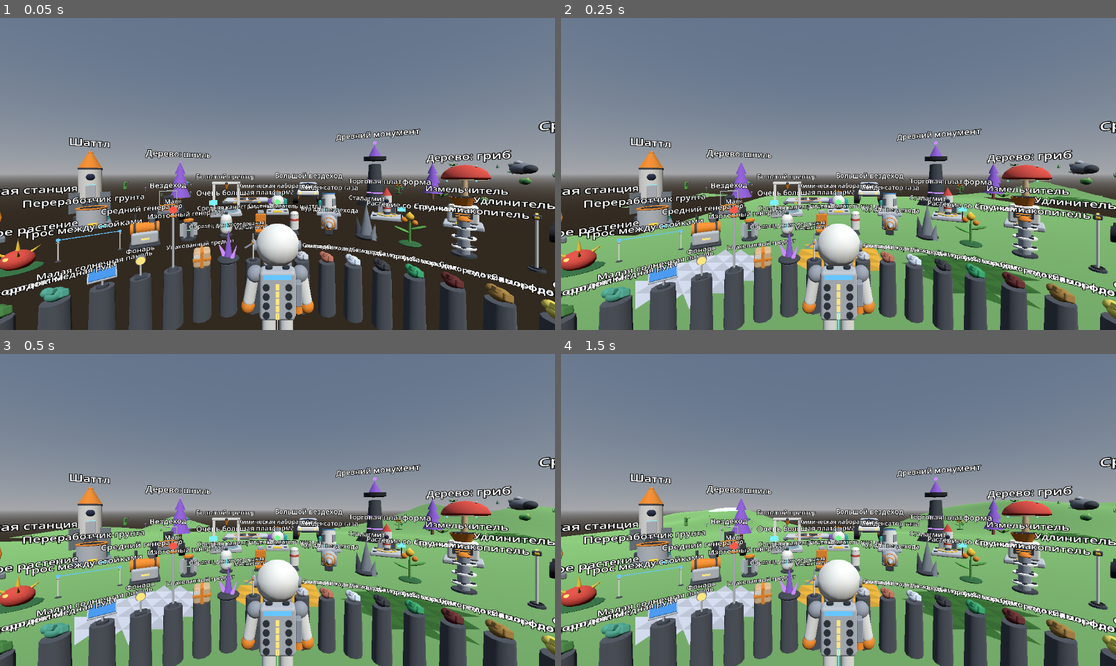
Above: before the commit, frames 1-4 (two rows, left to right).
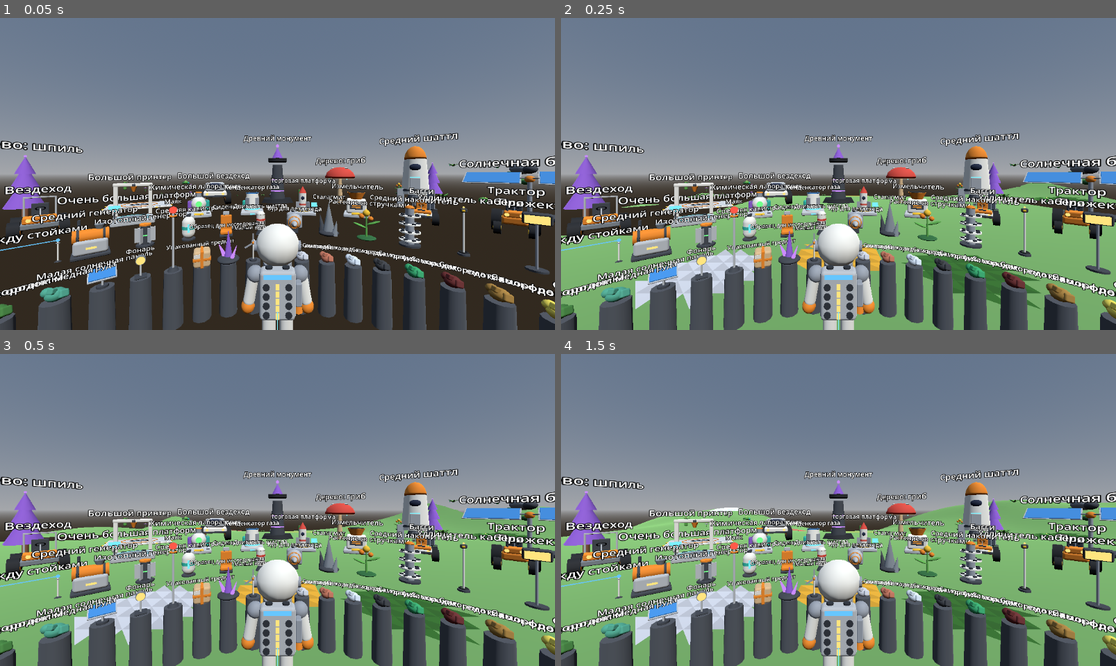
Above: after the commit, the same moments.

Repository: Vano3667/Astro-Planet
Game: Godot game, scene res://main.tscn
The game is run twice, just before and just after one commit, with the same random seed, the same clock (stepped at 60 frames per second) and the same inputs.
Inputs:
- Up to frame 1 (0.05 s): no input
- Up to frame 2 (0.25 s): no input
- Up to frame 3 (0.5 s): no input
- Up to frame 4 (1.5 s): no input

The runs differ from the first frame. In frame 1, 18% of the frame differs, in the area x 0-100%, y 32-84%; in frame 2, 18%; in frame 3, 19%; in frame 4, 19%.

Commit message:
Модели, набор 4: платформы и хранилища с числом слотов и разъёмов по данным вики (13 моделей, из них 5 заменяют прежние)

Diff:
--- a/game/models/index.gd
+++ b/game/models/index.gd
@@ -2,14 +2,18 @@
 # Single entry point to all model data. Other scripts use only this file:
 #   get_parts(id), get_color(key), get_tint(key), get_catalog().
 # Sets are looked up from the newest to the oldest, so a newer set can replace a model.
-# To add a set: write models_setN.gd like models_set3.gd and add it here.
+# To add a set: write models_setN.gd like models_set4.gd and add it here.
 
 const Set2 := preload("res://models/models.gd")
 const Set3 := preload("res://models/models_set3.gd")
+const Set4 := preload("res://models/models_set4.gd")
 
 
 static func get_parts(id: String) -> Array:
-	var p: Array = Set3.parts3(id)
+	var p: Array = Set4.parts4(id)
+	if not p.is_empty():
+		return p
+	p = Set3.parts3(id)
 	if not p.is_empty():
 		return p
 	return Set2.get_parts(id)
@@ -28,4 +32,5 @@
 static func get_catalog() -> Array:
 	var all: Array = Set2.get_catalog()
 	all.append_array(Set3.CATALOG3)
+	all.append_array(Set4.CATALOG4)
 	return all
--- /dev/null
+++ b/game/models/models_set4.gd
@@ -0,0 +1,244 @@
+extends "res://models/models.gd"
+# Model set 4: platforms and storages. The number of slots and cable connectors of each one
+# is taken from the reference wiki (collected into the private research repository,
+# file data/mechanics/storage.md). Shapes and sizes are own designs: the wiki has no sizes.
+# Read through index.gd. parts4() returns an empty list for ids that are not in this set.
+# Written without running the engine; checked by tools/check_models.gd.
+
+# Distance between the centers of two neighbouring small sockets, meters (own value).
+const PITCH := 0.30
+
+const CATALOG4 := [
+	{"id": "platform_medium_b", "title": "Средняя платформа B", "ring": 1},
+	{"id": "platform_medium_c", "title": "Средняя платформа C", "ring": 1},
+	{"id": "platform_large_b", "title": "Большая платформа B", "ring": 2},
+	{"id": "platform_large_c", "title": "Большая платформа C", "ring": 2},
+	{"id": "platform_extended", "title": "Длинная платформа", "ring": 2},
+	{"id": "platform_xl_b", "title": "Очень большая платформа B", "ring": 3},
+	{"id": "platform_xl_c", "title": "Очень большая платформа C", "ring": 3},
+	{"id": "storage_xl", "title": "Очень большое хранилище", "ring": 3},
+]
+
+
+static func parts4(id: String) -> Array:
+	match id:
+		"platform_medium":
+			return _platform_medium_a()
+		"platform_medium_b":
+			return _platform_medium_b()
+		"platform_medium_c":
+			return _platform_medium_c()
+		"platform_large":
+			return _platform_large_a()
+		"platform_large_b":
+			return _platform_large_b()
+		"platform_large_c":
+			return _platform_large_c()
+		"platform_extended":
+			return _platform_extended()
+		"platform_xl":
+			return _platform_xl_a()
+		"platform_xl_b":
+			return _platform_xl_b()
+		"platform_xl_c":
+			return _platform_xl_c()
+		"silo_medium":
+			return _silo_medium()
+		"storage_large":
+			return _storage_large()
+		"storage_xl":
+			return _storage_xl()
+	return []
+
+
+# --- building blocks ---------------------------------------------------------
+
+# An attachment slot drawn as a plate with round sockets.
+# Size 1 = 1 socket, 2 = 2 sockets, 3 = 4 sockets, 4 = 8 sockets (the wiki: each size is two of the smaller).
+# x, y, z: center of the plate bottom. turned = true swaps the long and the short side.
+static func _slot(tier: int, x: float, y: float, z: float, turned: bool = false) -> Array:
+	var nx: int = 1
+	var nz: int = 1
+	if tier == 2:
+		nx = 2
+	elif tier == 3:
+		nx = 2
+		nz = 2
+	elif tier >= 4:
+		nx = 4
+		nz = 2
+	if turned:
+		var t: int = nx
+		nx = nz
+		nz = t
+	var a: Array = [rb(nx * PITCH + 0.04, 0.03, nz * PITCH + 0.04, x, y + 0.015, z, "gray", 0.012)]
+	for ix in nx:
+		for iz in nz:
+			a.append(cy(0.20, 0.02, x + (ix - (nx - 1) * 0.5) * PITCH, y + 0.036, z + (iz - (nz - 1) * 0.5) * PITCH, "slot"))
+	return a
+
+
+# Places for cable connectors on the rim of a platform of size w x d.
+static func _plugs(w: float, d: float, count: int) -> Array:
+	var hx: float = w * 0.5 + 0.03
+	var hz: float = d * 0.5 + 0.03
+	var qx: float = w * 0.25
+	var qz: float = d * 0.25
+	if count == 3:
+		return [Vector2(0.0, -hz), Vector2(-hx, 0.0), Vector2(hx, 0.0)]
+	if count == 6:
+		return [Vector2(-qx, -hz), Vector2(qx, -hz), Vector2(-qx, hz), Vector2(qx, hz), Vector2(-hx, 0.0), Vector2(hx, 0.0)]
+	if count == 8:
+		return [Vector2(-qx, -hz), Vector2(qx, -hz), Vector2(-qx, hz), Vector2(qx, hz), Vector2(-hx, -qz), Vector2(-hx, qz), Vector2(hx, -qz), Vector2(hx, qz)]
+	return [Vector2(0.0, -hz), Vector2(0.0, hz), Vector2(-hx, 0.0), Vector2(hx, 0.0)]
+
+
+# Platform body: the top surface is at height 0.19. plugs: list of Vector2 (x, z).
+static func _platform(w: float, d: float, plugs: Array) -> Array:
+	var a: Array = [
+		rb(w, 0.10, d, 0.0, 0.11, 0.0, "suit", 0.04),
+		rb(w - 0.16, 0.03, d - 0.16, 0.0, 0.175, 0.0, "gray_light", 0.012),
+	]
+	for sx in [-1.0, 1.0]:
+		for sz in [-1.0, 1.0]:
+			a.append(cy(0.14, 0.06, sx * (w * 0.5 - 0.14), 0.03, sz * (d * 0.5 - 0.14), "gray_dark"))
+	for item in plugs:
+		var p: Vector2 = item
+		a.append(rb(0.16, 0.07, 0.16, p.x, 0.11, p.y, "yellow", 0.02))
+	return a
+
+
+# --- platforms ---------------------------------------------------------------
+
+# 1 medium slot, 4 connectors
+static func _platform_medium_a() -> Array:
+	var a: Array = _platform(1.2, 1.2, _plugs(1.2, 1.2, 4))
+	a.append_array(_slot(2, 0.0, 0.19, 0.0))
+	return a
+
+
+# 1 medium slot and 2 small slots, 4 connectors
+static func _platform_medium_b() -> Array:
+	var a: Array = _platform(1.6, 1.2, _plugs(1.6, 1.2, 4))
+	a.append_array(_slot(2, 0.0, 0.19, 0.0, true))
+	a.append_array(_slot(1, -0.55, 0.19, 0.0))
+	a.append_array(_slot(1, 0.55, 0.19, 0.0))
+	return a
+
+
+# 1 medium slot, 3 connectors
+static func _platform_medium_c() -> Array:
+	var a: Array = _platform(1.2, 1.0, _plugs(1.2, 1.0, 3))
+	a.append_array(_slot(2, 0.0, 0.19, 0.0))
+	return a
+
+
+# 1 large slot, 4 connectors
+static func _platform_large_a() -> Array:
+	var a: Array = _platform(2.4, 2.4, _plugs(2.4, 2.4, 4))
+	a.append_array(_slot(3, 0.0, 0.19, 0.0))
+	a.append(rg(1.30, 0.04, 0.0, 0.20, 0.0, "orange"))
+	return a
+
+
+# 1 large slot and 2 medium slots, 4 connectors
+static func _platform_large_b() -> Array:
+	var a: Array = _platform(3.0, 2.4, _plugs(3.0, 2.4, 4))
+	a.append_array(_slot(3, 0.0, 0.19, 0.0))
+	a.append_array(_slot(2, -1.05, 0.19, 0.0, true))
+	a.append_array(_slot(2, 1.05, 0.19, 0.0, true))
+	return a
+
+
+# 1 large slot and 20 small slots, 4 connectors
+static func _platform_large_c() -> Array:
+	var a: Array = _platform(3.2, 2.4, _plugs(3.2, 2.4, 4))
+	a.append_array(_slot(3, 0.0, 0.19, 0.0))
+	for sx in [-1.0, 1.0]:
+		for col in 2:
+			for row in 5:
+				a.append_array(_slot(1, sx * (0.98 + 0.34 * col), 0.19, -0.68 + 0.34 * row))
+	return a
+
+
+# 2 medium slots, 6 connectors
+static func _platform_extended() -> Array:
+	var a: Array = _platform(3.0, 1.0, _plugs(3.0, 1.0, 6))
+	a.append_array(_slot(2, -0.75, 0.19, 0.0))
+	a.append_array(_slot(2, 0.75, 0.19, 0.0))
+	return a
+
+
+# 1 very large slot, 8 connectors
+static func _platform_xl_a() -> Array:
+	var a: Array = _platform(4.0, 3.0, _plugs(4.0, 3.0, 8))
+	a.append_array(_slot(4, 0.0, 0.19, 0.0))
+	a.append(rg(2.30, 0.05, 0.0, 0.20, 0.0, "orange"))
+	return a
+
+
+# 10 medium slots, 4 connectors
+static func _platform_xl_b() -> Array:
+	var a: Array = _platform(4.0, 3.0, _plugs(4.0, 3.0, 4))
+	for row in 2:
+		for i in 5:
+			a.append_array(_slot(2, -1.5 + 0.75 * i, 0.19, -0.7 + 1.4 * row))
+	return a
+
+
+# 1 very large slot and 2 large slots, 4 connectors
+static func _platform_xl_c() -> Array:
+	var a: Array = _platform(4.6, 3.0, _plugs(4.6, 3.0, 4))
+	a.append_array(_slot(4, 0.0, 0.19, 0.0))
+	a.append_array(_slot(3, -1.6, 0.19, 0.0))
+	a.append_array(_slot(3, 1.6, 0.19, 0.0))
+	return a
+
+
+# --- storages ----------------------------------------------------------------
+
+# 24 small slots: four round shelves with six sockets each
+static func _silo_medium() -> Array:
+	var a: Array = [
+		cy(0.66, 0.06, 0.0, 0.03, 0.0, "gray_dark", 0.0, 0.0, 0.0, -1.0, 16),
+		cy(0.26, 1.24, 0.0, 0.68, 0.0, "suit_gray"),
+		dm(0.30, 0.10, 0.30, 0.0, 1.30, 0.0, "orange"),
+	]
+	for tier in 4:
+		var y: float = 0.20 + 0.28 * tier
+		a.append(cy(0.66, 0.04, 0.0, y, 0.0, "suit", 0.0, 0.0, 0.0, -1.0, 16))
+		for i in 6:
+			var ang: float = TAU * (i + 0.5 * tier) / 6.0
+			a.append(cy(0.13, 0.03, 0.245 * cos(ang), y + 0.035, 0.245 * sin(ang), "slot"))
+	return a
+
+
+# 4 medium slots: two on the base and two on a shelf
+static func _storage_large() -> Array:
+	var a: Array = [
+		rb(1.50, 0.12, 0.90, 0.0, 0.06, 0.0, "gray_dark", 0.04),
+		rb(1.50, 1.40, 0.12, 0.0, 0.82, 0.36, "suit", 0.05),
+		rb(1.40, 0.06, 0.60, 0.0, 0.78, 0.02, "suit_gray", 0.02),
+		rb(1.54, 0.08, 0.20, 0.0, 1.54, 0.36, "orange", 0.03),
+	]
+	for sx in [-0.36, 0.36]:
+		a.append_array(_slot(2, sx, 0.12, -0.08))
+		a.append_array(_slot(2, sx, 0.81, -0.02))
+	return a
+
+
+# 31 small slots: three rows of ten and one on top
+static func _storage_xl() -> Array:
+	var a: Array = [
+		rb(2.60, 0.14, 1.10, 0.0, 0.07, 0.0, "gray_dark", 0.04),
+		rb(2.60, 1.80, 0.14, 0.0, 1.04, 0.46, "suit", 0.05),
+		rb(2.64, 0.10, 0.24, 0.0, 1.98, 0.46, "orange", 0.03),
+		cy(0.20, 0.02, 0.0, 2.04, 0.46, "slot"),
+	]
+	for row in 3:
+		var y: float = 0.14 + 0.58 * row
+		if row > 0:
+			a.append(rb(2.50, 0.06, 0.60, 0.0, y - 0.03, 0.10, "suit_gray", 0.02))
+		for i in 10:
+			a.append(cy(0.20, 0.02, -1.08 + 0.24 * i, y + 0.01, 0.05, "slot"))
+	return a
